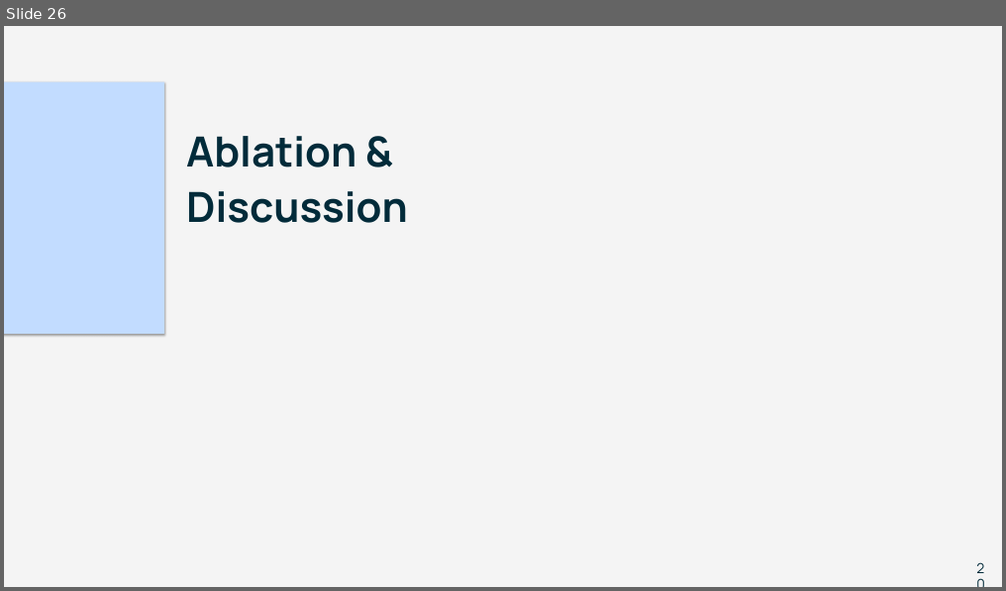
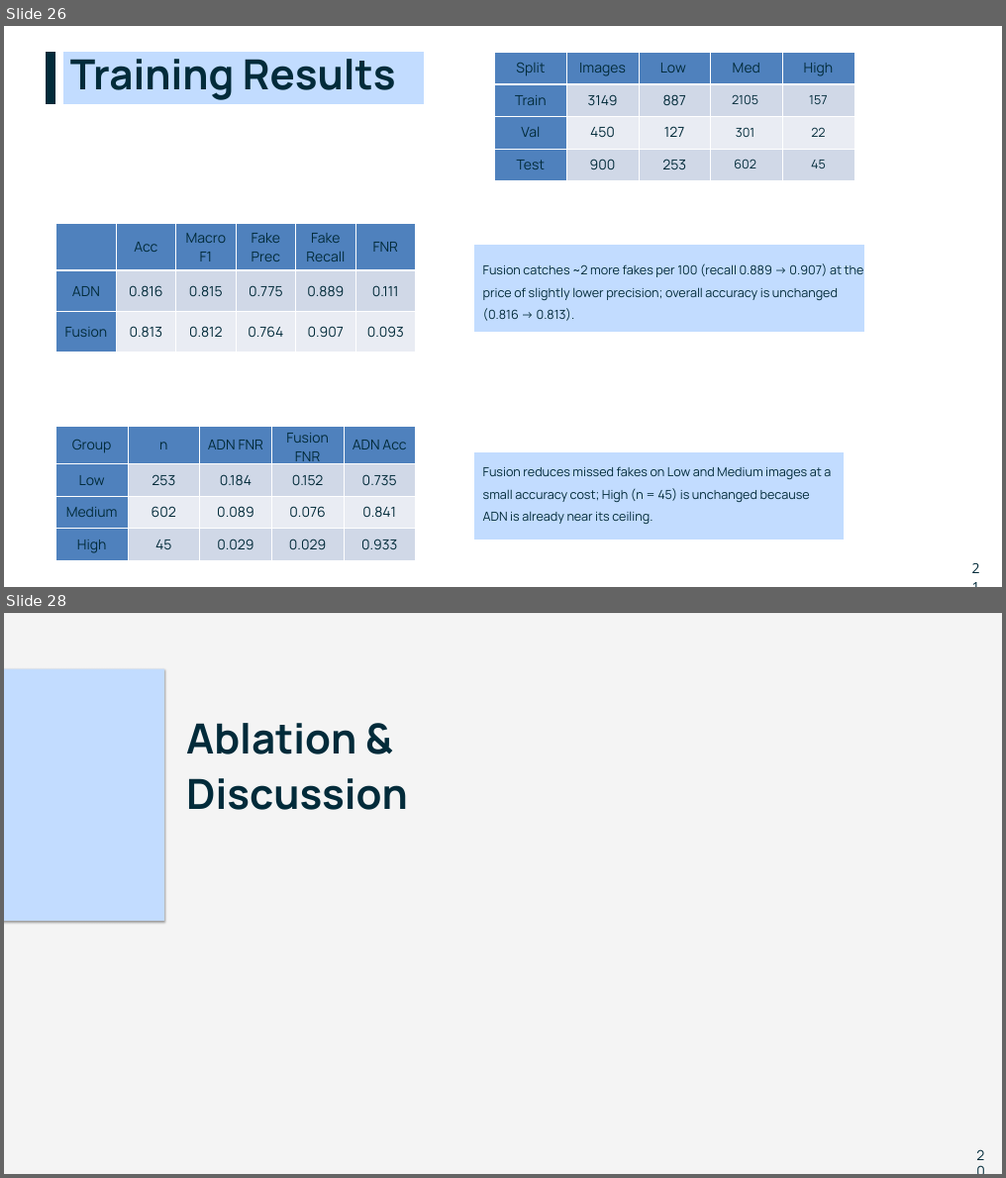
Before and after one commit to AeOrigami/ComputerVisionProject, a slide deck: SensiFake.pptx. Shown one above the other, each under a label of ours: slide 26 before the commit, slides 26 and 28 after it; the slides between them are not shown. The pictures are 1006x591 and 1006x1178 pixels, drawn with LibreOffice and Linux fonts; fonts in the diff are those of the drawing. Boxes give left, top, right and bottom in pixels: in the first picture for what was removed or moved away, otherwise in the second. Text is boxed around its words. In the diff, an @@ line names an element or a change of style, - is before the commit and + after.

```diff
--- a/SensiFake.pptx
+++ b/SensiFake.pptx
@@ slide 26 added at [4,26,1002,587], background #FFFFFF @@
@@ freeform shape added at [46,52,55,104], fill #022B3A @@
@@ freeform shape added at [63,52,424,104], fill #C2DCFF @@
@@ text added at [70,51,396,100], 60 pt, text #022B3A, bold @@
+Training Results
@@ table added at [494,52,853,180], 4 rows, 5 columns @@
+Split | Images | Low | Med | High
+Train | 3149 | 887 | 2105 | 157
+Val | 450 | 127 | 301 | 22
+Test | 900 | 253 | 602 | 45
@@ table added at [56,224,416,353], 3 rows, 6 columns @@
+ | Acc | Macro F1 | Fake Prec | Fake Recall | FNR
+ADN | 0.816 | 0.815 | 0.775 | 0.889 | 0.111
+Fusion | 0.813 | 0.812 | 0.764 | 0.907 | 0.093
@@ freeform shape added at [474,245,864,332], fill #C2DCFF @@
@@ text added at [483,264,864,321], 18 pt, text #022B3A @@
+Fusion catches ~2 more fakes per 100 (recall 0.889 → 0.907) at the price of slightly lower precision; overall accuracy is unchanged (0.816 → 0.813).
@@ table added at [55,427,415,561], 4 rows, 5 columns @@
+Group | n | ADN FNR | Fusion FNR | ADN Acc
+Low | 253 | 0.184 | 0.152 | 0.735
+Medium | 602 | 0.089 | 0.076 | 0.841
+High | 45 | 0.029 | 0.029 | 0.933
@@ freeform shape added at [474,452,845,540], fill #C2DCFF @@
@@ text added at [483,467,831,524], 18 pt, text #022B3A @@
+Fusion reduces missed fakes on Low and Medium images at a small accuracy cost; High (n = 45) is unchanged because ADN is already near its ceiling.
@@ text added at [972,558,980,569], 20 pt, text #022B3A @@
+21
@@ what was slide 26 is now slide 28 @@
```
Also in this commit, not shown: 3 slides changed, 1 other slide added, 1 slide removed.
